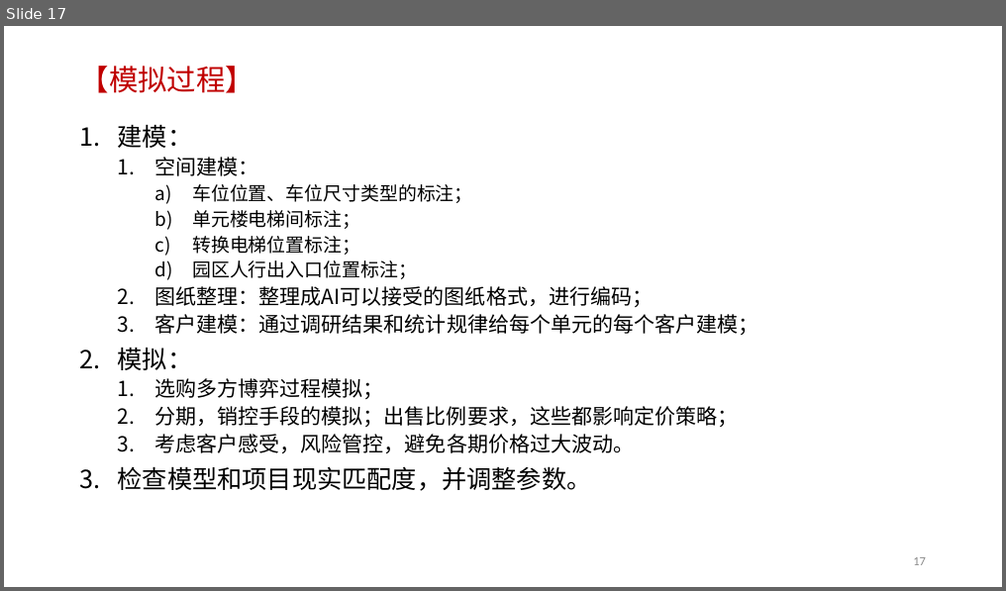
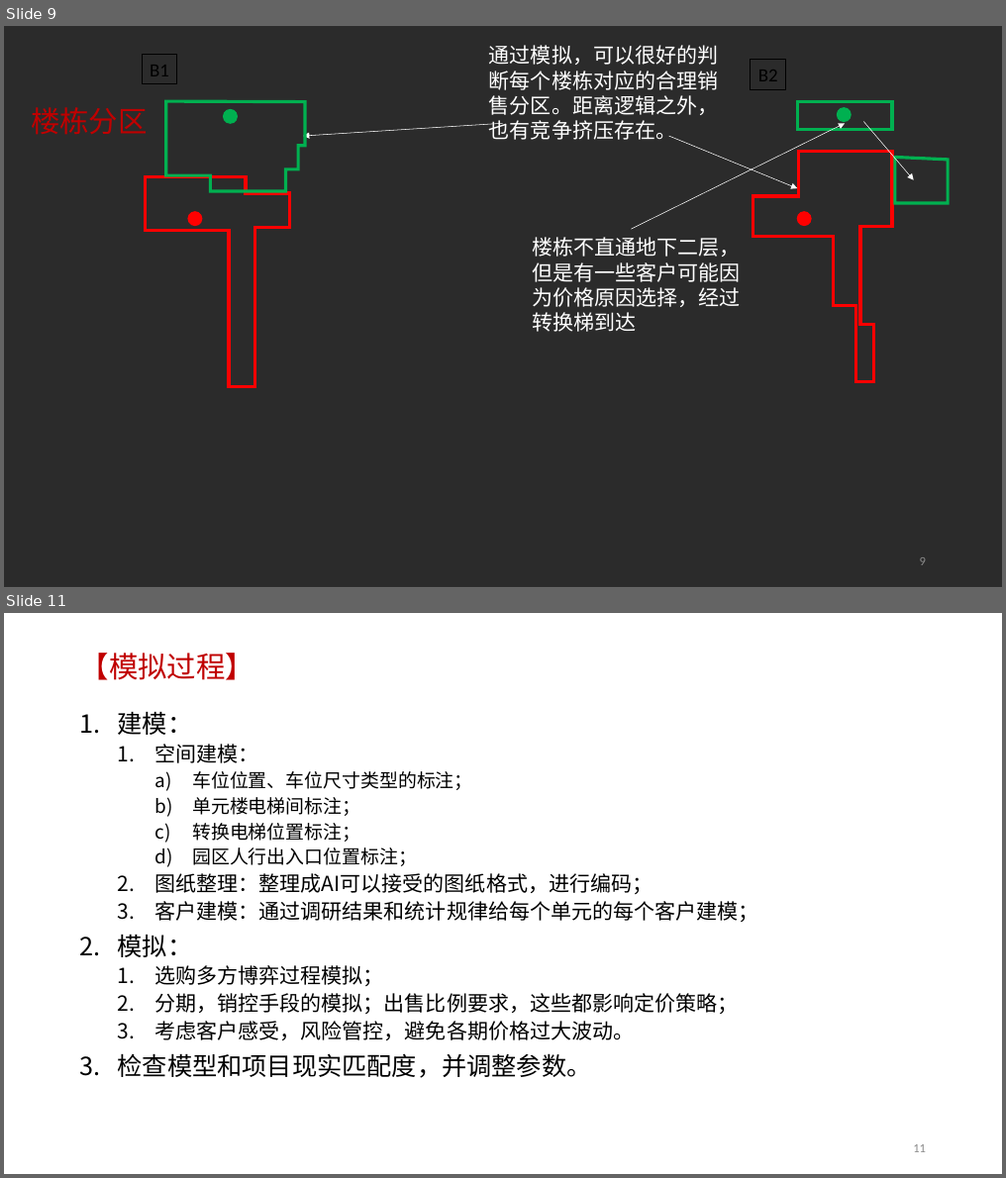
Before and after one commit to ludwigpeking/2409-parking-pricing, a slide deck: 2401-parkingPricing.pptx. Shown one above the other, each under a label of ours: slide 17 before the commit, slides 9 and 11 after it; the slides between them are not shown. The pictures are 1006x591 and 1006x1178 pixels, drawn with LibreOffice and Linux fonts; fonts in the diff are those of the drawing; background and template pictures are left out; a plain dark background stands for a picture behind light text. Boxes give left, top, right and bottom in pixels: in the first picture for what was removed or moved away, otherwise in the second. Text is boxed around its words. In the diff, an @@ line names an element or a change of style, - is before the commit and + after.

```diff
--- a/2401-parkingPricing.pptx
+++ b/2401-parkingPricing.pptx
@@ slide 9 added at <box>4,26,1002,587</box>, background picture (left out); not listed: 1 template element that a slide beside it also shows @@
@@ rectangle added at <box>142,55,177,84</box>, outline #000000 0.75 pt, 18 pt, text #000000 @@
+B1
@@ text added at <box>489,45,718,140</box>, 20 pt, text #FFFFFF @@
+通过模拟，可以很好的判断每个楼栋对应的合理销售分区。距离逻辑之外，也有竞争挤压存在。
@@ rectangle added at <box>750,60,785,89</box>, outline #000000 0.75 pt, 18 pt, text #000000 @@
+B2
@@ title added at <box>31,107,147,135</box>, 28 pt, text #C00000 @@
+楼栋分区
@@ freeform shape added at <box>166,101,305,191</box>, outline #00B050 3 pt @@
@@ ellipse added at <box>224,110,237,123</box>, fill #00B050, outline #00B050 1 pt @@
@@ rectangle added at <box>798,101,893,130</box>, outline #00B050 3 pt @@
@@ ellipse added at <box>838,107,850,121</box>, fill #00B050, outline #00B050 1 pt @@
@@ arrow added from (503, 123) to (303, 136), #FFFFFF 0.5 pt @@
@@ arrow added from (632, 229) to (845, 123), #FFFFFF 0.5 pt @@
@@ arrow added from (668, 136) to (798, 188), #FFFFFF 0.5 pt @@
@@ arrow added from (864, 122) to (914, 180), #FFFFFF 0.5 pt @@
@@ freeform shape added at <box>753,152,893,382</box>, outline #FF0000 3 pt @@
@@ freeform shape added at <box>895,157,947,203</box>, outline #00B050 3 pt @@
@@ freeform shape added at <box>146,177,290,386</box>, outline #FF0000 3 pt @@
@@ ellipse added at <box>188,212,202,225</box>, fill #FF0000, outline #FF0000 1 pt @@
@@ ellipse added at <box>798,212,811,225</box>, fill #FF0000, outline #FF0000 1 pt @@
@@ text added at <box>533,237,741,332</box>, 20 pt, text #FFFFFF @@
+楼栋不直通地下二层，但是有一些客户可能因为价格原因选择，经过转换梯到达
@@ what was slide 17 is now slide 11 @@
@@ page number at <box>913,1145,926,1153</box>: text changed @@
-17
+11
```
Also in this commit, not shown: 10 slides changed, 2 other slides added, 9 slides removed, 12 other files.
